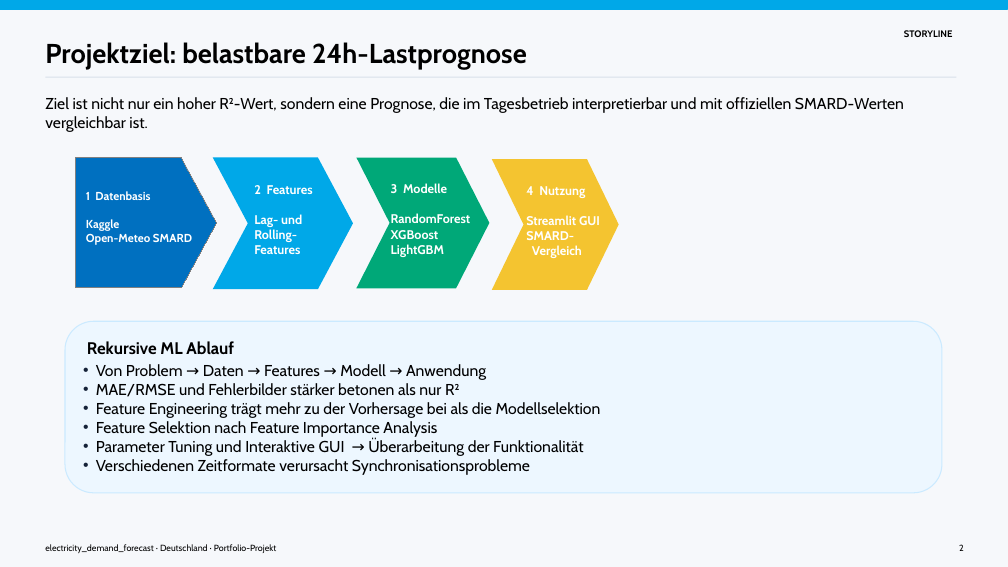
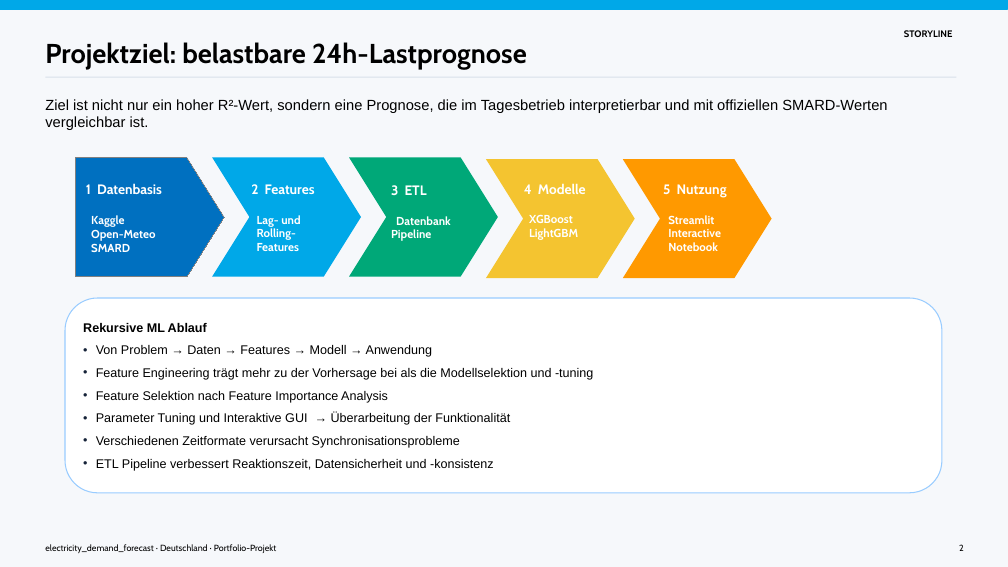
Before and after one commit to SW-oasen/electricity_price_forecast, a slide deck: slide 2 of presentation/orig/Stromverbrauch_Vorhersagen_v2.odp. Drawn at 1008x567 pixels with LibreOffice and Linux fonts; fonts in the diff are those of the drawing. Boxes give left, top, right and bottom in pixels: in the first picture for what was removed or moved away, otherwise in the second. Text is boxed around its words. In the diff, an @@ line names an element or a change of style, - is before the commit and + after.

Commit message:
added ETL pipeline, updated readme, project_context and presentation

```diff
--- a/presentation/orig/Stromverbrauch_Vorhersagen_v2.odp
+++ b/presentation/orig/Stromverbrauch_Vorhersagen_v2.odp
@@ text "Ziel ist nicht nur ein ..." at (45, 99, 887, 130): size 15 to 14 pt, font Cabin to Arial @@
@@ freeform shape: place and size @@
-freeform shape at (76, 157, 217, 287)
+freeform shape at (76, 157, 225, 276)
@@ freeform shape: place and size @@
-freeform shape at (212, 157, 353, 289)
+freeform shape at (212, 157, 361, 276)
@@ freeform shape: place and size @@
-freeform shape at (356, 157, 489, 288)
+freeform shape at (349, 157, 498, 276)
@@ freeform shape: place and size @@
-freeform shape at (492, 159, 619, 290)
+freeform shape at (486, 159, 635, 278)
@@ text "4 Modelle": place and size @@
-text "4 Modelle" at (391, 183, 471, 257)
+text "4 Modelle" at (524, 183, 586, 240)
@@ freeform shape added at (623, 159, 772, 278), fill #FF9900 @@
@@ text at (86, 183, 162, 194): size 11 to 13 pt in "1 Datenbasis" @@
@@ text "2 Features" at (251, 184, 315, 251): size 12 to 13 pt in "2 Features"; size 12 to 11 pt in "Lag- und", "Rolling-", "Features" @@
@@ text added at (391, 185, 451, 241), 11 pt, text #FFFFFF, bold @@
+3 ETL
+Datenbank Pipeline
@@ text at (524, 183, 586, 194): text changed; size 12 to 13 pt @@
-3 Modelle
-RandomForest
+4 Modelle
@@ text removed at (526, 186, 600, 258) @@
-4 Nutzung
-Streamlit GUI
-SMARD-
-Vergleich
@@ text added at (663, 184, 727, 251), 11 pt, text #FFFFFF, bold @@
+5 Nutzung
+Streamlit
+Interactive
+Notebook
@@ text at (91, 229, 155, 252): text changed @@
-Open-Meteo SMARD
+Open-Meteo
+SMARD
@@ text at (529, 214, 578, 240): size 12 to 11 pt in "XGBoost", "LightGBM" @@
@@ rounded rectangle: place and size @@
-rounded rectangle at (65, 321, 942, 493)
+rounded rectangle at (65, 298, 942, 493)
@@ rounded rectangle at (65, 298, 942, 493): fill #EDF7FF to #FFFFFF; outline #CBEAFF 0.99 pt to #99CCFF 0.99 pt @@
@@ text at (83, 323, 207, 332): paragraph added @@
+Rekursive ML Ablauf
@@ text "Rekursive ML Ablauf": place and size @@
-text "Rekursive ML Ablauf" at (96, 364, 601, 475)
+text "Rekursive ML Ablauf" at (83, 323, 593, 471)
@@ text removed at (87, 341, 234, 354) @@
-Rekursive ML Ablauf
@@ text at (96, 345, 510, 448): size 15 to 12 pt, font Cabin to Arial in "Von Problem → Daten → Features → ...", "Feature Selektion nach Feature Importance Analysis", "Parameter Tuning und Interaktive GUI → Überarbeitung ...", "Verschiedenen Zeitformate verursacht Synchronisationsproblem ..."; line spacing 1 to 1.5 @@
@@ text at (96, 368, 593, 380): text changed; size 15 to 12 pt; font Cabin to Arial @@
-• MAE/RMSE und Fehlerbilder stärker betonen als nur R²
-• Feature Engineering trägt mehr zu der Vorhersage bei als die Modellselektion
+• Feature Engineering trägt mehr zu der Vorhersage bei als die Modellselektion und -tuning
@@ text at (96, 459, 494, 471): paragraph added @@
+• ETL Pipeline verbessert Reaktionszeit, Datensicherheit und -konsistenz
```
Also in this commit, not shown: 11 other slides changed, 20 other files.
